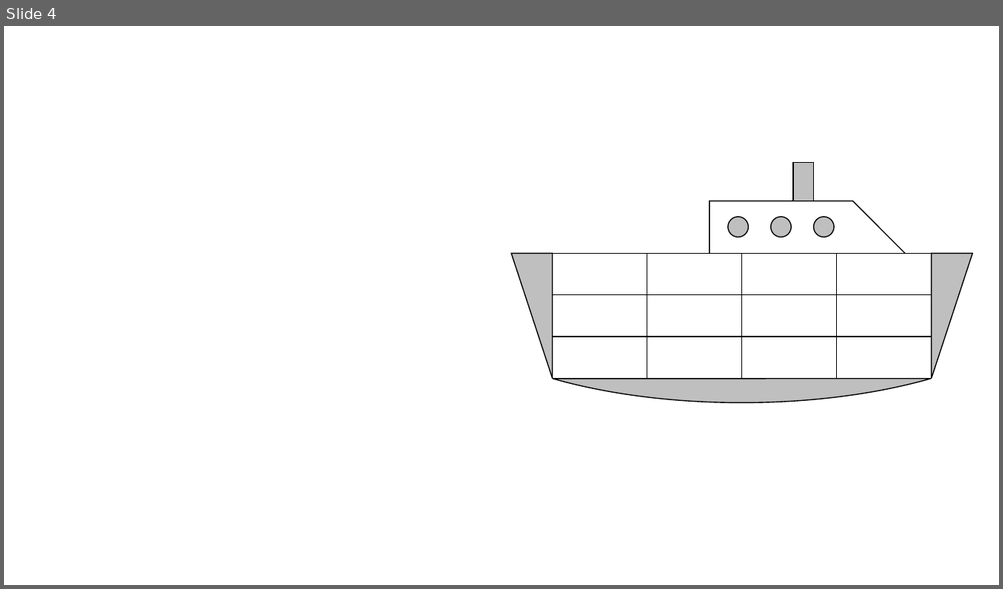
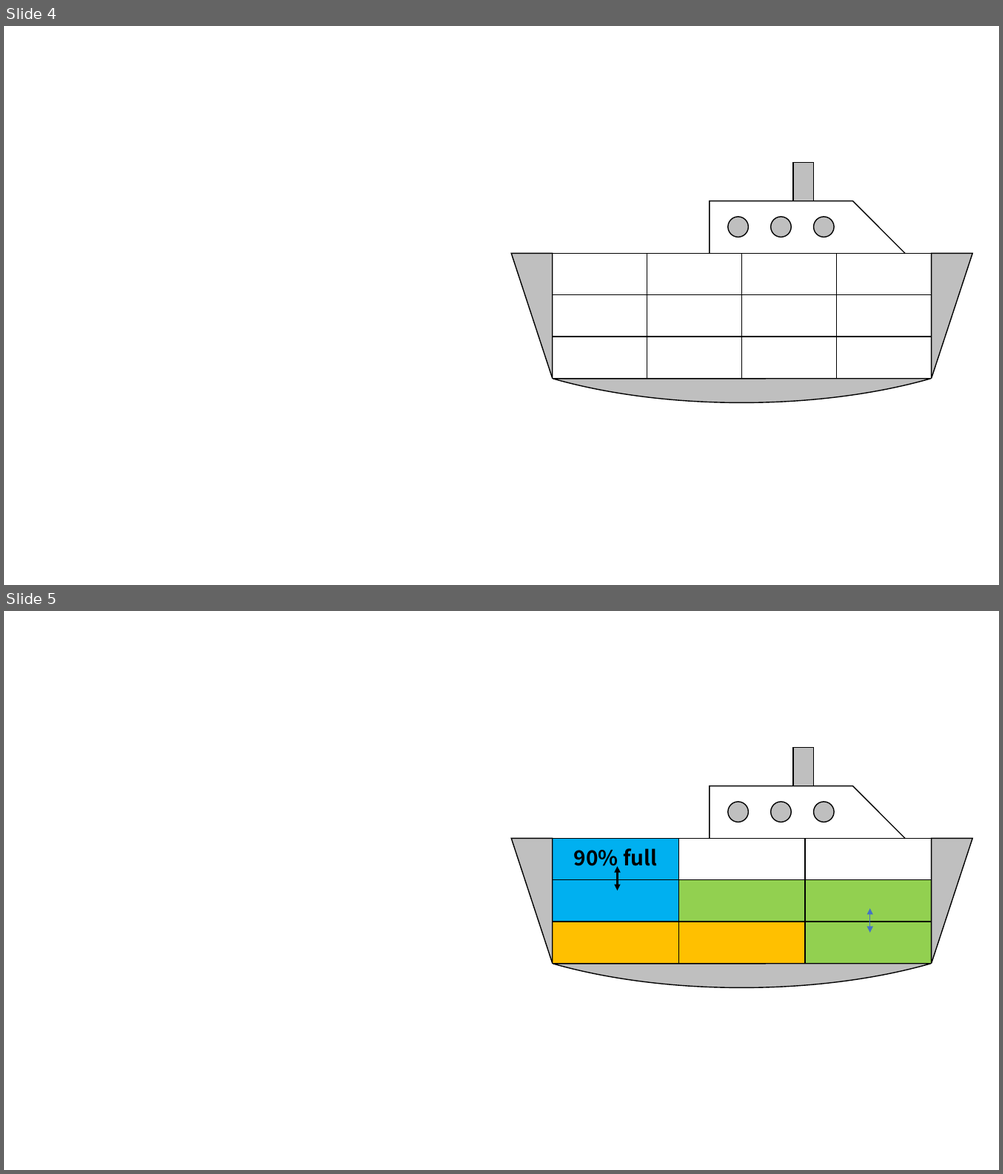
Before and after one commit to r-kurosu/kline_new, a slide deck: きよし＿船.pptx. Shown one above the other, each under a label of ours: slide 4 before the commit, slides 4 and 5 after it. The pictures are 1003x589 and 1003x1174 pixels, drawn with LibreOffice and Linux fonts; fonts in the diff are those of the drawing. Boxes give left, top, right and bottom in pixels: in the first picture for what was removed or moved away, otherwise in the second. Text is boxed around its words. In the diff, an @@ line names an element or a change of style, - is before the commit and + after.

```diff
--- a/きよし＿船.pptx
+++ b/きよし＿船.pptx
@@ slide 5 added at (x1=4, y1=611, x2=999, y2=1170), background #FFFFFF @@
@@ chord (boxed as its full ellipse) added at (x1=428, y1=749, x2=999, y2=988), fill #BFBFBF, outline #000000 1 pt @@
@@ rectangle added at (x1=794, y1=748, x2=814, y2=786), fill #BFBFBF, outline #000000 1 pt @@
@@ pentagon arrow added at (x1=709, y1=786, x2=905, y2=891), outline #000000 1 pt @@
@@ ellipse added at (x1=728, y1=802, x2=748, y2=822), fill #BFBFBF, outline #000000 1 pt @@
@@ ellipse added at (x1=770, y1=802, x2=791, y2=822), fill #BFBFBF, outline #000000 1 pt @@
@@ ellipse added at (x1=814, y1=802, x2=834, y2=822), fill #BFBFBF, outline #000000 1 pt @@
@@ right triangle added at (x1=512, y1=839, x2=552, y2=964), fill #BFBFBF, outline #000000 1 pt @@
@@ table added at (x1=552, y1=839, x2=930, y2=964), 3 rows, 3 columns @@
+90% full |  | 
+ |  | 
+ |  | 
@@ right triangle added at (x1=931, y1=839, x2=973, y2=964), fill #BFBFBF, outline #000000 1 pt @@
@@ double arrow added from (617, 866) to (617, 891), #000000 2 pt @@
@@ double arrow added from (871, 908) to (871, 933), #4472C4 0.5 pt @@
```
Also in this commit, not shown: 1 slide changed, 3 other files.
